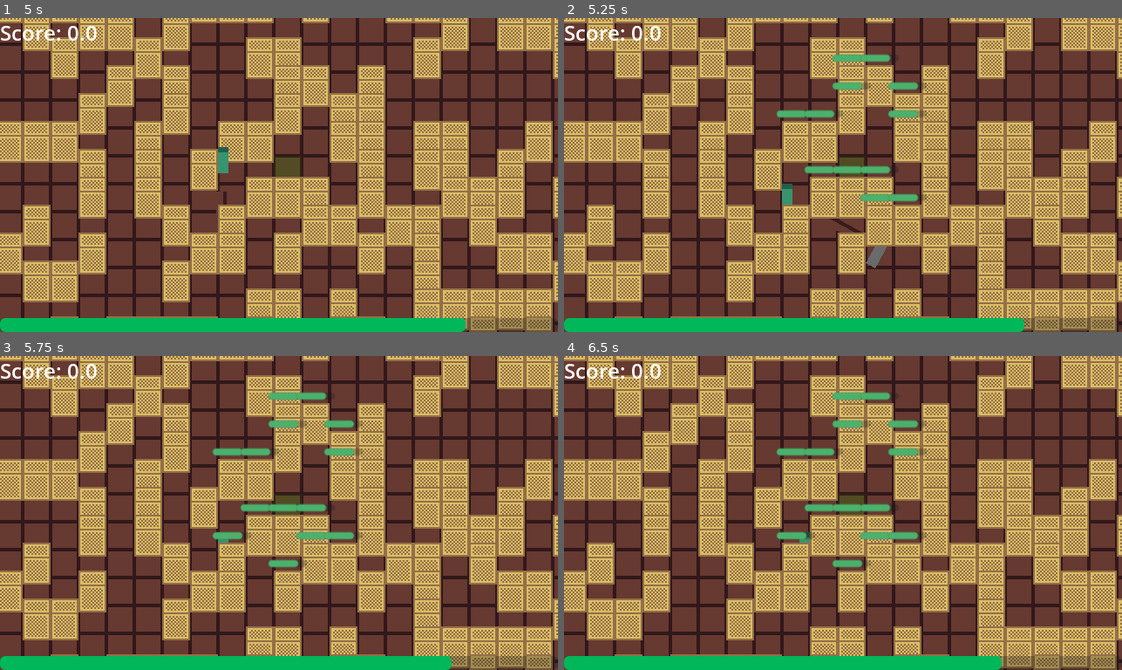
Above: before the commit, frames 1-4 (two rows, left to right).
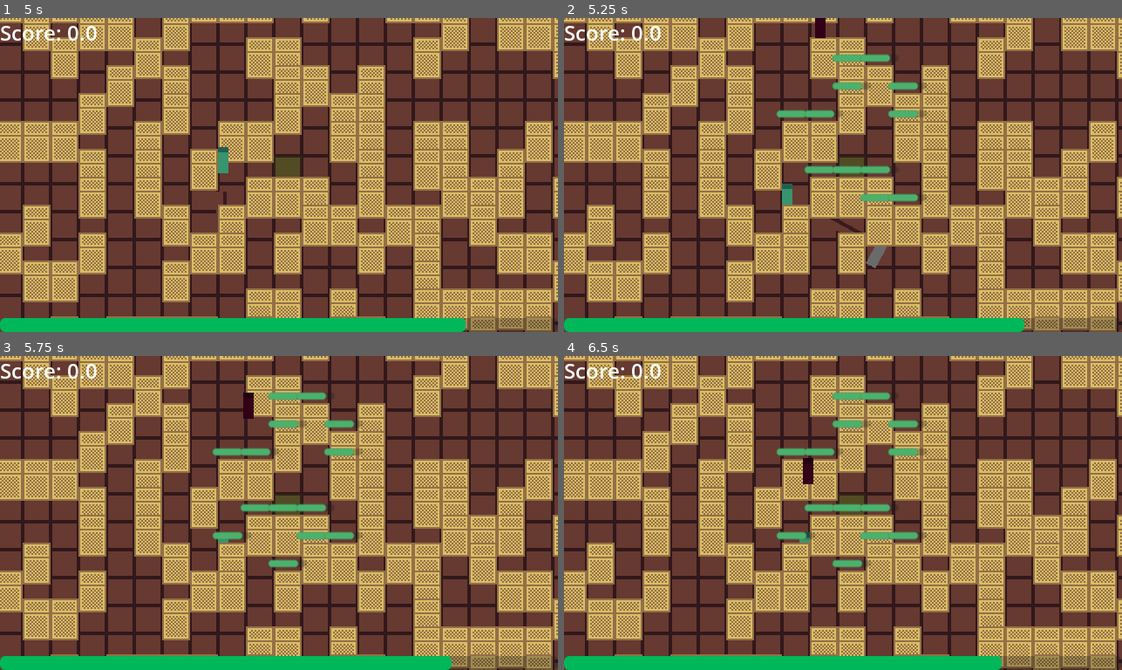
Above: after the commit, the same moments.

Repository: shuofsin/notsowingsimulator
Game: Godot game, scene res://Scenes/Worlds/test_world.tscn
Two runs of this game, one before a commit and one after it. Both use one fixed random seed, a clock stepped at 60 frames per second and the inputs below.
Inputs (mouse positions are in pixels of both pictures, inside the frame that each line leads up to):
- Up to frame 1 (5 s): tap Enter at 0.5, 2.75 s; move the mouse to (401, 159) at 0.52 s; hold D (move_right) 0.53-1.28 s; tap 1 (1) at 0.6, 2.3, 2.85, 4.55 s; tap 2 (2) at 0.8, 1.35, 3.05, 3.6 s; move the mouse to (167, 190) at 1.27 s; hold S (move_down) 1.28-2.03 s; tap 3 (3) at 1.55, 2.1, 3.8, 4.35 s; tap Space at 2, 3.5 s; move the mouse to (334, 105) at 2.02 s; hold D (move_right) 2.03-2.78 s; move the mouse to (251, 237) at 2.77 s; hold W (move_up) 2.78-3.53 s; move the mouse to (446, 222) at 3.52 s; hold A (move_left) from 3.53 s (still down); move the mouse to (111, 127) at 4.27 s
- Up to frame 2 (5.25 s): tap Enter at 5 s; move the mouse to (870, 175) at 5.02 s; release A (move_left) at 5.03 s; hold S (move_down) from 5.03 s (still down); click (870, 175) at 5.1 s
- Up to frame 3 (5.75 s): keep holding S (move_down); tap 2 (2) at 5.3 s
- Up to frame 4 (6.5 s): move the mouse to (759, 434) at 5.77 s; release S (move_down) at 5.78 s; hold D (move_right) from 5.78 s (still down); tap 1 (1) at 5.85 s; tap 3 (3) at 6.05 s

Frame 1 is identical in both runs. In frame 2, 0.1% of the frame differs, in the area x 45-47%, y 0-7%; in frame 3, 0.1%; in frame 4, 0.2%, in the area x 42-45%, y 32-41%.

Commit message:
Added phantoms. Kinda neat

Diff:
--- /dev/null
+++ b/Scenes/Enemy/phantom_spawner.tscn
@@ -0,0 +1,6 @@
+[gd_scene load_steps=2 format=3 uid="uid://cn1w4kus6mpxe"]
+
+[ext_resource type="Script" uid="uid://chiy22qf2gg3t" path="res://Scripts/Enemy/phantom_spawner.gd" id="1_6u5lr"]
+
+[node name="PhantomSpawner" type="Node2D"]
+script = ExtResource("1_6u5lr")
--- /dev/null
+++ b/Scenes/Enemy/temp_phantom.tscn
@@ -0,0 +1,41 @@
+[gd_scene load_steps=7 format=3 uid="uid://cl4jys067n7b3"]
+
+[ext_resource type="Script" uid="uid://cvgsfcbpikkgp" path="res://Scripts/Enemy/temp_phantom.gd" id="1_f3gbg"]
+[ext_resource type="Texture2D" uid="uid://bcgtjllakvk7h" path="res://Assets/Art/Player/proto_player.png" id="1_xxxdv"]
+[ext_resource type="PackedScene" uid="uid://cma7qsnrbnsu" path="res://Scenes/Components/health_component.tscn" id="2_f3gbg"]
+[ext_resource type="PackedScene" uid="uid://cxkq8u7iylcgb" path="res://Scenes/Components/healthbox_component.tscn" id="3_tyt81"]
+
+[sub_resource type="CapsuleShape2D" id="CapsuleShape2D_xxxdv"]
+radius = 4.0
+height = 18.0
+
+[sub_resource type="CapsuleShape2D" id="CapsuleShape2D_3vhuc"]
+radius = 5.0
+height = 20.0
+
+[node name="TempPhantom" type="Area2D"]
+z_index = 2
+collision_layer = 4
+collision_mask = 2
+script = ExtResource("1_f3gbg")
+
+[node name="Sprite2D" type="Sprite2D" parent="."]
+modulate = Color(0.9130142, 0, 0.1987417, 1)
+texture = ExtResource("1_xxxdv")
+
+[node name="CollisionShape2D" type="CollisionShape2D" parent="."]
+shape = SubResource("CapsuleShape2D_xxxdv")
+debug_color = Color(0.99308425, 0, 0.24945176, 0.41960785)
+
+[node name="HealthComponent" parent="." instance=ExtResource("2_f3gbg")]
+unique_name_in_owner = true
+MAX_HEALTH = 30
+
+[node name="HealthboxComponent" parent="." node_paths=PackedStringArray("health_component") instance=ExtResource("3_tyt81")]
+collision_layer = 4
+collision_mask = 0
+health_component = NodePath("../HealthComponent")
+
+[node name="CollisionShape2D" type="CollisionShape2D" parent="HealthboxComponent"]
+shape = SubResource("CapsuleShape2D_3vhuc")
+debug_color = Color(2.3102762e-06, 0.64346284, 0.30521232, 0.41960785)
--- a/Scenes/Environment/temp_block.tscn
+++ b/Scenes/Environment/temp_block.tscn
@@ -21,6 +21,7 @@
 [node name="TempBlock" type="StaticBody2D"]
 z_as_relative = false
 y_sort_enabled = true
+collision_mask = 0
 script = ExtResource("1_6kufk")
 
 [node name="Sprite2D" type="Sprite2D" parent="."]
@@ -35,6 +36,7 @@
 MAX_HEALTH = 100
 
 [node name="HealthboxComponent" parent="." node_paths=PackedStringArray("health_component") instance=ExtResource("3_k3m48")]
+collision_mask = 0
 health_component = NodePath("../HealthComponent")
 
 [node name="CollisionShape2D" type="CollisionShape2D" parent="HealthboxComponent"]
--- a/Scenes/Player/player.tscn
+++ b/Scenes/Player/player.tscn
@@ -27,6 +27,7 @@
 
 [node name="Player" type="CharacterBody2D"]
 y_sort_enabled = true
+collision_layer = 2
 script = ExtResource("1_uvnfx")
 
 [node name="Sprite2D" type="Sprite2D" parent="."]
@@ -45,6 +46,8 @@
 [node name="HitboxSmall" parent="." instance=ExtResource("3_xpcdj")]
 unique_name_in_owner = true
 rotation = 1.5707964
+collision_layer = 0
+collision_mask = 5
 attack = SubResource("Resource_htcer")
 
 [node name="DirectionalSwing" type="CollisionShape2D" parent="HitboxSmall"]
--- a/Scenes/Worlds/test_world.tscn
+++ b/Scenes/Worlds/test_world.tscn
@@ -1,9 +1,10 @@
-[gd_scene load_steps=5 format=3 uid="uid://c7ptemw8vksl2"]
+[gd_scene load_steps=6 format=3 uid="uid://c7ptemw8vksl2"]
 
 [ext_resource type="PackedScene" uid="uid://x631a46ouifa" path="res://Scenes/Player/player.tscn" id="2_5e1ne"]
 [ext_resource type="PackedScene" uid="uid://fwc5p5v7t2p6" path="res://Scenes/Environment/temp_tile_map.tscn" id="2_y6sxc"]
 [ext_resource type="PackedScene" uid="uid://dtfp4qw160bvq" path="res://Scenes/GUI/score.tscn" id="3_y6sxc"]
 [ext_resource type="PackedScene" uid="uid://dmgrwini44fpl" path="res://Scenes/GUI/time_bar.tscn" id="4_ithxq"]
+[ext_resource type="PackedScene" uid="uid://cn1w4kus6mpxe" path="res://Scenes/Enemy/phantom_spawner.tscn" id="5_e00x7"]
 
 [node name="TestWorld" type="Node2D"]
 y_sort_enabled = true
@@ -18,3 +19,5 @@
 
 [node name="TimeBar" parent="." instance=ExtResource("4_ithxq")]
 total_time = 30.0
+
+[node name="PhantomSpawner" parent="." instance=ExtResource("5_e00x7")]
--- /dev/null
+++ b/Scripts/Enemy/phantom_spawner.gd
@@ -0,0 +1,36 @@
+extends Node2D
+
+var spawn_timer: float
+var TIME_BETWEEN_SPAWNS: float = 3.0
+var phantom: PackedScene = preload("res://Scenes/Enemy/temp_phantom.tscn")
+var viewport_size: Vector2 = Vector2(640, 360)
+enum SIDES {LEFT, RIGHT, DOWN, UP}
+
+func _ready() -> void:
+	spawn_timer = TIME_BETWEEN_SPAWNS
+
+func _physics_process(delta: float) -> void:
+	spawn_timer -= delta
+	if Global.player && spawn_timer <= 0:
+		var new_phantom: Phantom = phantom.instantiate()
+		var extents: Dictionary = {
+			"left": Global.player.global_position.x - viewport_size.x / 2,
+			"right": Global.player.global_position.x + viewport_size.x / 2,
+			"up": Global.player.global_position.y - viewport_size.y / 2,
+			"down": Global.player.global_position.y + viewport_size.y / 2
+		}
+		var side = SIDES.values().pick_random()
+		if side == SIDES.LEFT:
+			var new_y: float = randf_range(extents.up, extents.down)
+			new_phantom.global_position = Vector2(extents.left - 16, new_y)
+		elif side == SIDES.RIGHT:
+			var new_y: float = randf_range(extents.up, extents.down)
+			new_phantom.global_position = Vector2(extents.right + 16, new_y)
+		elif side == SIDES.UP:
+			var new_x: float = randf_range(extents.left, extents.right)
+			new_phantom.global_position = Vector2(new_x, extents.up - 16)
+		elif side == SIDES.DOWN:
+			var new_x: float = randf_range(extents.left, extents.right)
+			new_phantom.global_position = Vector2(new_x, extents.down + 16)
+		get_parent().add_child(new_phantom)
+		spawn_timer = TIME_BETWEEN_SPAWNS
--- /dev/null
+++ b/Scripts/Enemy/temp_phantom.gd
@@ -0,0 +1,22 @@
+extends Area2D
+class_name Phantom
+
+@onready var health_component: HealthComponent = %HealthComponent
+var speed: float = 50
+
+func _ready() -> void:
+	body_entered.connect(_body_has_entered)
+
+func _physics_process(delta: float) -> void:
+	if Global.player:
+		var direction_to_player: Vector2 = global_position.direction_to(Global.player.global_position)
+		var velocity = direction_to_player * speed
+		position += velocity * delta
+
+	if health_component.health <= 0:
+		queue_free()
+
+func _body_has_entered(_body_entered: Node2D):
+	if _body_entered is Player:
+		Global.score = floor(Global.score / 2)
+		queue_free()
Not shown, added: Scripts/Enemy/phantom_spawner.gd.uid
Not shown, added: Scripts/Enemy/temp_phantom.gd.uid
